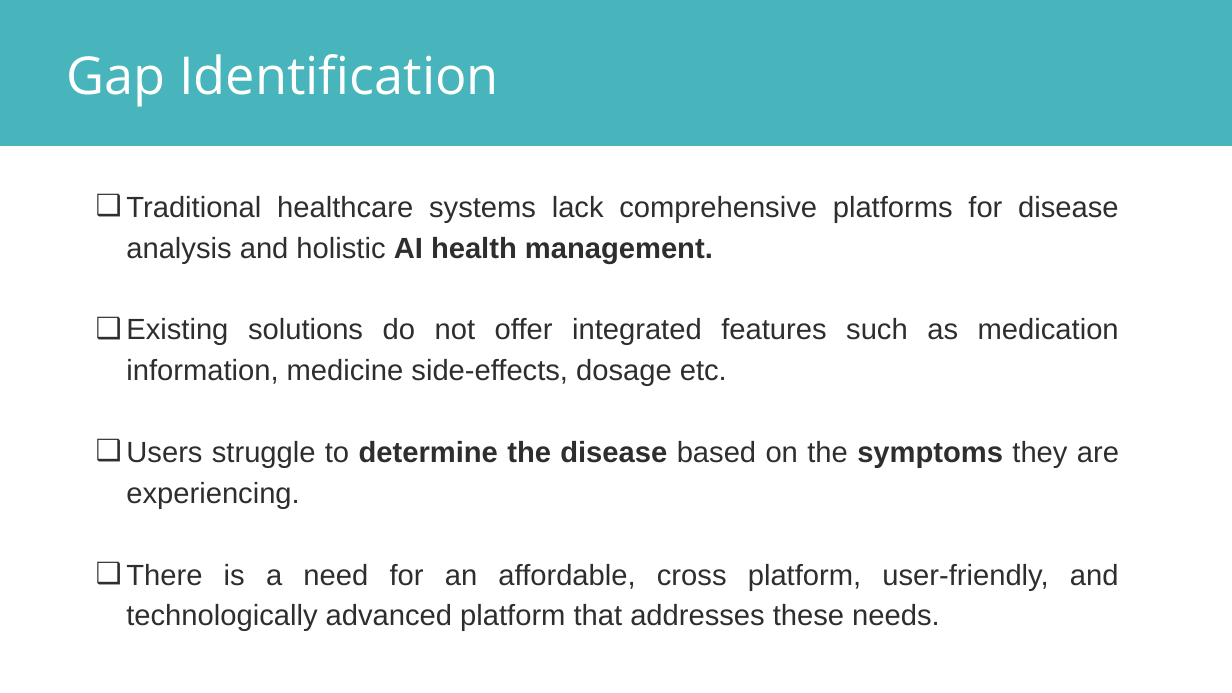
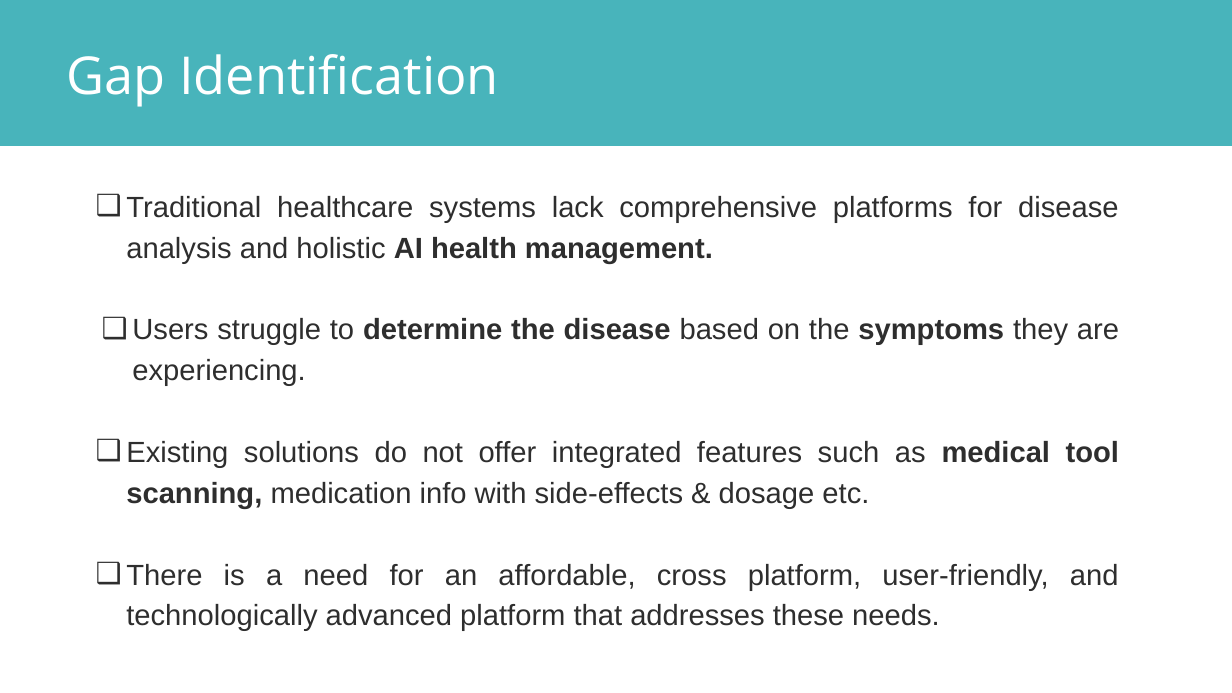
Before and after one commit to prashantzzz/cureAI, a slide deck: slide 3 of CUREAI.pptx. Drawn at 1232x693 pixels with LibreOffice and Linux fonts; fonts in the diff are those of the drawing. Boxes give left, top, right and bottom in pixels: in the first picture for what was removed or moved away, otherwise in the second. Text is boxed around its words. In the diff, an @@ line names an element or a change of style, - is before the commit and + after.

```diff
--- a/CUREAI.pptx
+++ b/CUREAI.pptx
@@ text at [126, 318, 1119, 386]: paragraph removed @@
-  ❑ Existing solutions do not offer integrated features such as medication information, medicine side-effects, dosage etc.
@@ text at [132, 318, 1119, 386]: list level 2 to 3 in "Users struggle to determine the ..." @@
@@ text at [126, 441, 1119, 509]: paragraph added @@
+  ❑ Existing solutions do not offer integrated features such as medical tool scanning, medication info with side-effects & dosage etc.
```
Also in this commit, not shown: 1 other slide changed, 1 other file.
